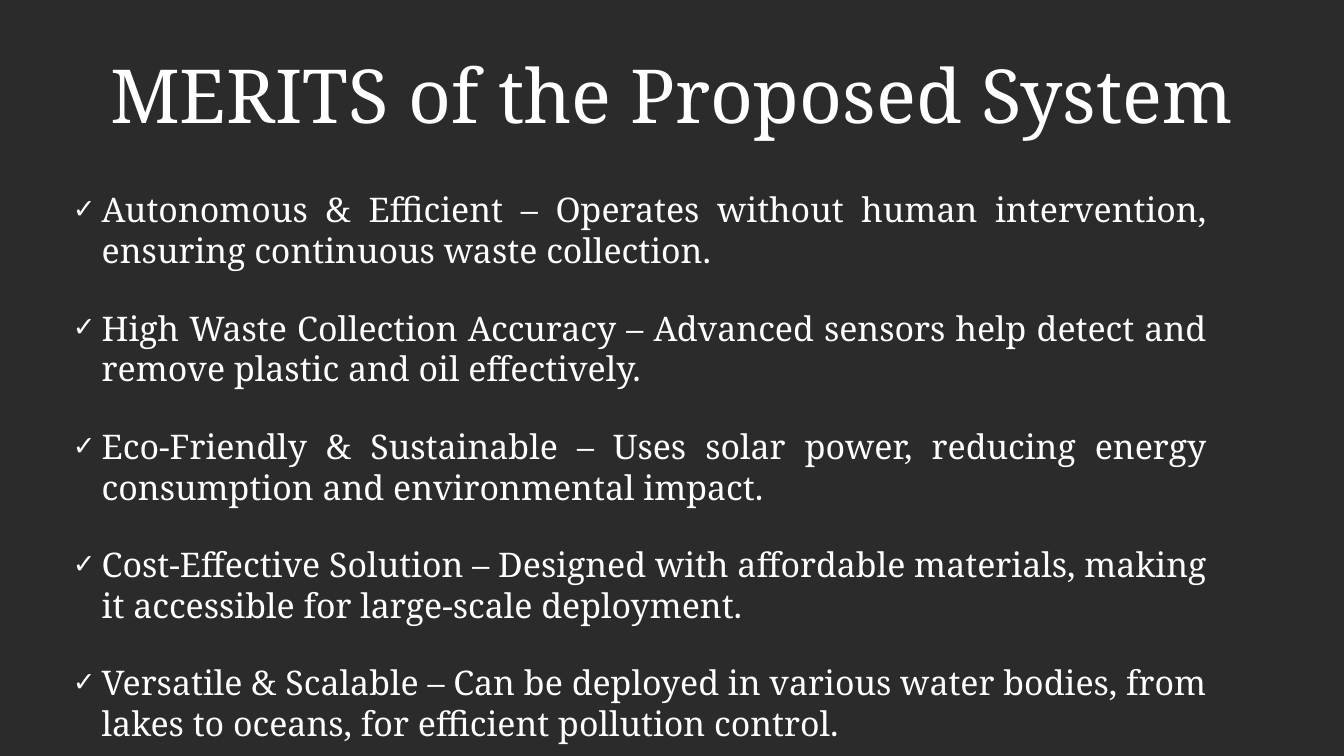
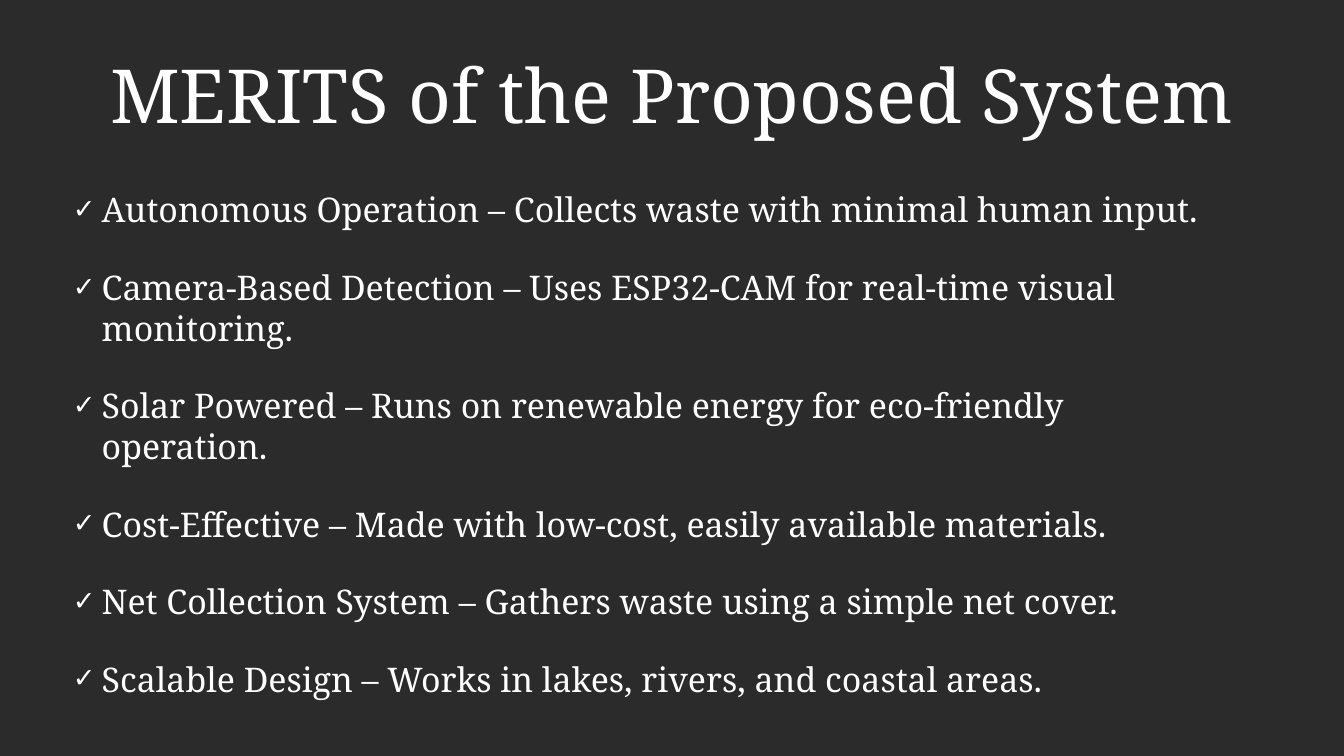
Before and after one commit to partha235/sea_plastic, a slide deck: slide 10 of zeroth_review.odp. Drawn at 1344x756 pixels with LibreOffice and Linux fonts; fonts in the diff are those of the drawing; background and template pictures are left out; a plain dark background stands for a picture behind light text. Boxes give left, top, right and bottom in pixels: in the first picture for what was removed or moved away, otherwise in the second. Text is boxed around its words. In the diff, an @@ line names an element or a change of style, - is before the commit and + after.

```diff
--- a/zeroth_review.odp
+++ b/zeroth_review.odp
@@ text at [102, 196, 1197, 700]: text changed @@
-✓ Autonomous & Efficient – Operates without human intervention, ensuring continuous waste collection.
-✓ High Waste Collection Accuracy – Advanced sensors help detect and remove plastic and oil effectively.
-✓ Eco-Friendly & Sustainable – Uses solar power, reducing energy consumption and environmental impact.
-✓ Cost-Effective Solution – Designed with affordable materials, making it accessible for large-scale deployment.
-✓ Versatile & Scalable – Can be deployed in various water bodies, from lakes to oceans, for efficient pollution control.
+✓ Autonomous Operation – Collects waste with minimal human input.
+✓ Camera-Based Detection – Uses ESP32-CAM for real-time visual monitoring.
+✓ Solar Powered – Runs on renewable energy for eco-friendly operation.
+✓ Cost-Effective – Made with low-cost, easily available materials.
+✓ Net Collection System – Gathers waste using a simple net cover.
+✓ Scalable Design – Works in lakes, rivers, and coastal areas.
```
Also in this commit, not shown: 6 other slides changed, 1 slide added, 1 slide removed, 7 other files.
